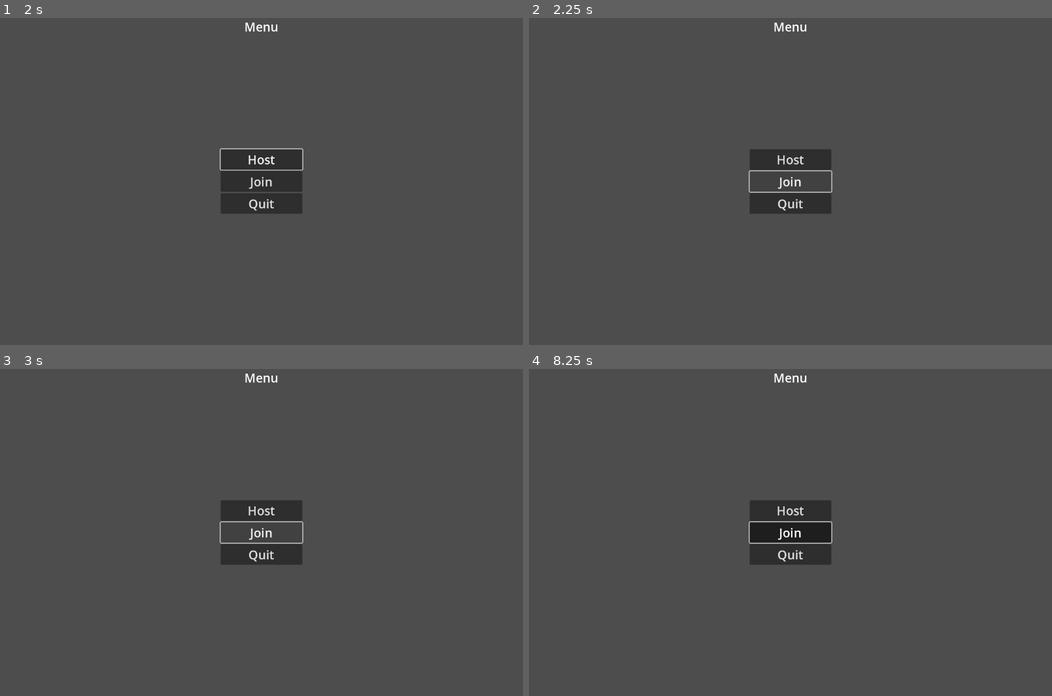
Above: before the commit, frames 1-4 (two rows, left to right).
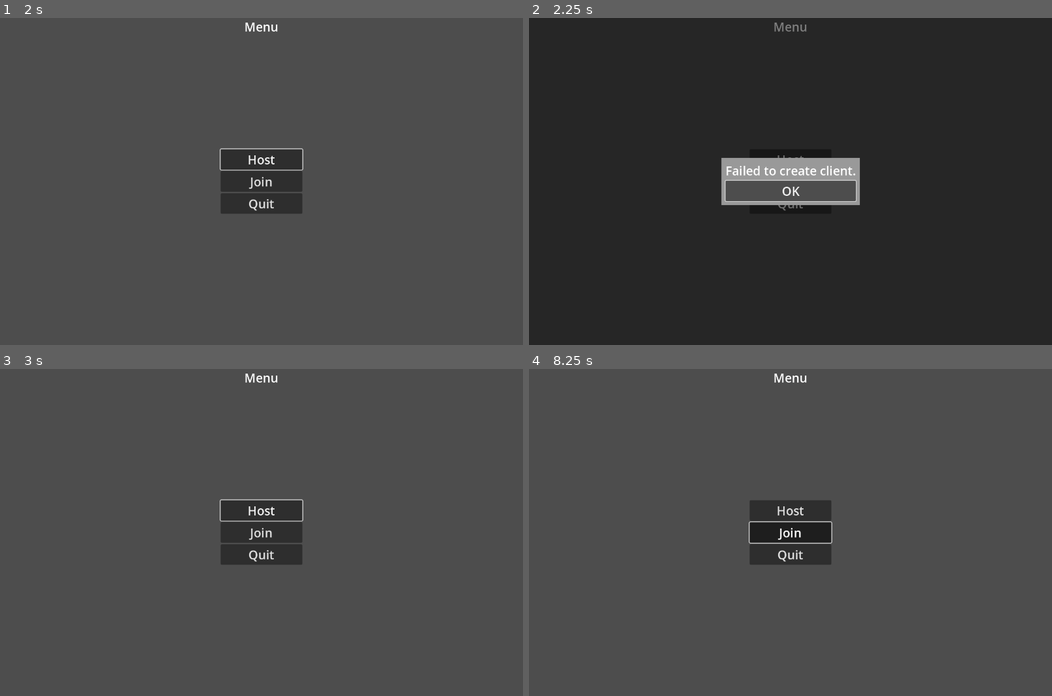
Above: after the commit, the same moments.

Repository: joemicmc/Survival
Game: Godot game, scene res://main.tscn
Two runs of this game, one before a commit and one after it. Both use one fixed random seed, a clock stepped at 60 frames per second and the inputs below.
Inputs (mouse positions are in pixels of both pictures, inside the frame that each line leads up to):
- Up to frame 1 (2 s): click "Host" at 0.5 s; click "OK" at 1.25 s
- Up to frame 2 (2.25 s): click "Join" at 2 s
- Up to frame 3 (3 s): click (261, 542) at 2.75 s, where only the run after the commit has a clickable "OK"
- Up to frame 4 (8.25 s): move the mouse to (905, 516) at 3.52 s; click (905, 516) at 3.67 s; move the mouse to (685, 548) at 4.27 s; click (685, 548) at 4.42 s; move the mouse to (842, 460) at 5.02 s; click (842, 460) at 5.17 s; move the mouse to (764, 597) at 5.77 s; click (764, 597) at 5.92 s; move the mouse to (947, 581) at 6.52 s; click (947, 581) at 6.67 s; move the mouse to (633, 483) at 7.27 s; click (633, 483) at 7.42 s; move the mouse to (816, 532) at 8.02 s; click (816, 532) at 8.17 s

Frame 1 is identical in both runs. In frame 2, 98% of the frame differs, in the area x 0-100%, y 0-100%; in frame 3, 0.3%; in frame 4, nothing differs.

Commit message:
Changed error handling when creating peer

Diff:
--- a/godot/multiplayer/multiplayer_service.gd
+++ b/godot/multiplayer/multiplayer_service.gd
@@ -16,9 +16,8 @@
 
 func create_server() -> void:
 	var peer = ENetMultiplayerPeer.new()
-	peer.create_server(PORT)
 
-	if peer.get_connection_status() != MultiplayerPeer.CONNECTION_CONNECTED:
+	if not peer.create_server(PORT) == OK:
 		ViewService.push_modal(Modal.instance("Failed to create server."))
 		return
 
@@ -33,7 +32,11 @@
 
 func create_client() -> void:
 	var peer = ENetMultiplayerPeer.new()
-	peer.create_client(ADDRESS, PORT)
+
+	if not peer.create_client(ADDRESS, PORT) == OK:
+		ViewService.push_modal(Modal.instance("Failed to create client."))
+		return
+
 	multiplayer.multiplayer_peer = peer
 
 
Not shown, changed: godot/version.txt
